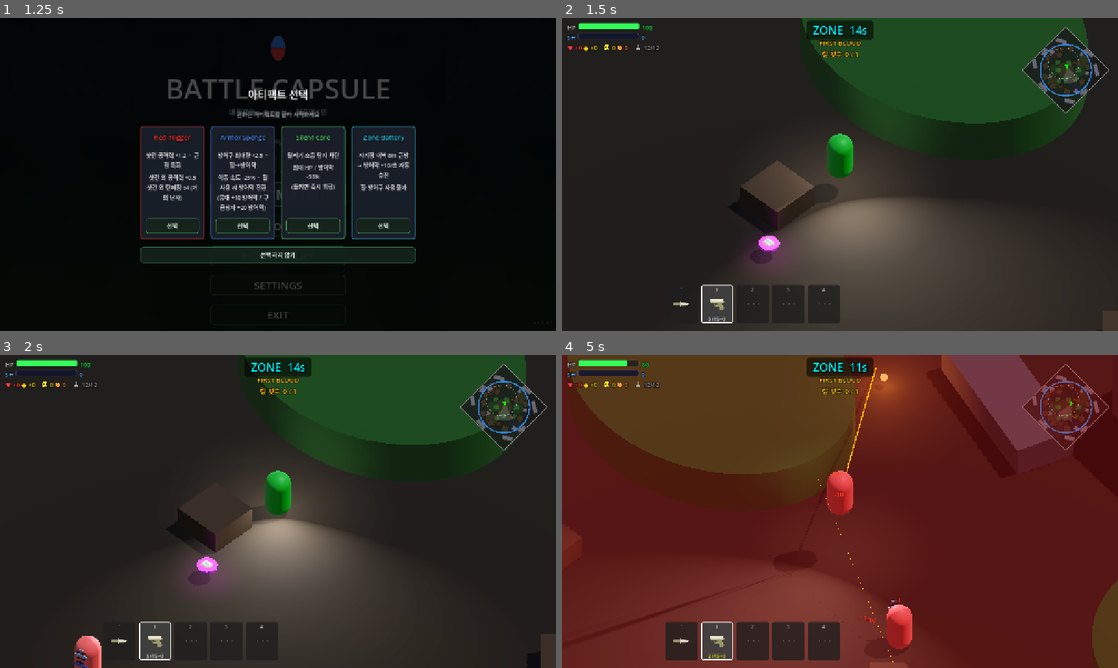
Above: before the commit, frames 1-4 (two rows, left to right).
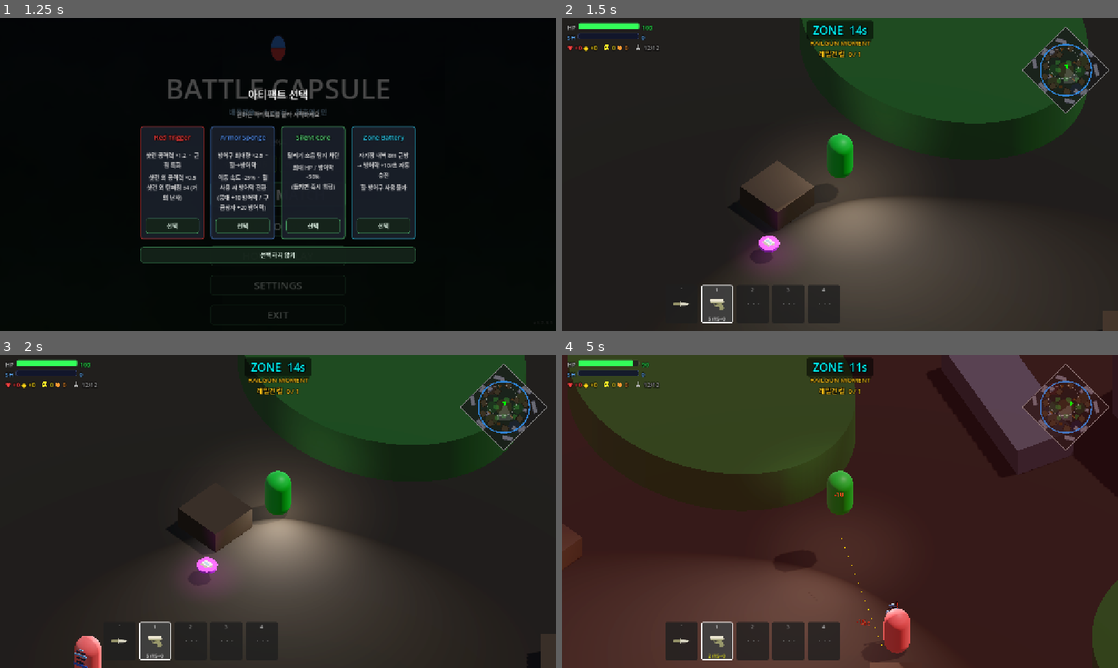
Above: after the commit, the same moments.

Repository: Kyulhee/battle-capsule
Game: Godot game, scene res://src/Main.tscn
Same seed, same stepped clock (60 frames per second), same inputs: the game is played once before the commit and once after it.
Inputs (mouse positions are in pixels of both pictures, inside the frame that each line leads up to):
- Up to frame 1 (1.25 s): click "START MATCH" at 0.5 s
- Up to frame 2 (1.5 s): click "선택하지 않기" at 1.25 s
- Up to frame 3 (2 s): no input
- Up to frame 4 (5 s): tap Enter at 2 s; move the mouse to (962, 495) at 2.02 s; hold D (ui_right) 2.03-2.78 s; tap Q (heal) at 2.1, 3.05, 3.6, 4.55 s; click (962, 495) at 2.17 s; tap Space at 2.27, 3.02, 4.52 s; move the mouse to (728, 527) at 2.77 s; hold S (ui_down) 2.78-3.53 s; click (728, 527) at 2.85 s; move the mouse to (895, 442) at 3.52 s; hold D (ui_right) 3.53-4.28 s; move the mouse to (812, 574) at 4.27 s; hold W (ui_up) from 4.28 s (still down); tap F (interact) at 4.35 s; click (812, 574) at 4.42 s

Frame 1 is identical in both runs. In frame 2, 0.3% of the frame differs, in the area x 44-56%, y 7-13%; in frame 3, 0.2%; in frame 4, 92%, in the area x 0-100%, y 0-100%.

Commit message:
refactor: split match bootstrap helpers

Diff:
--- a/src/Main.gd
+++ b/src/Main.gd
@@ -76,6 +76,7 @@
 const LootSpawnerScript = preload("res://src/core/LootSpawner.gd")
 const MenuControllerScript = preload("res://src/ui/menu/MenuController.gd")
 const MenuIconFactoryScript = preload("res://src/ui/MenuIconFactory.gd")
+const MatchBootstrapScript = preload("res://src/systems/match/MatchBootstrap.gd")
 const MissionTrackerScript = preload("res://src/core/MissionTracker.gd")
 const RecordsPanelBuilderScript = preload("res://src/ui/RecordsPanelBuilder.gd")
 const ResultPanelBuilderScript = preload("res://src/ui/panels/ResultPanelBuilder.gd")
@@ -249,32 +250,37 @@
 	current_state = GameState.PLAYING
 	game_over = false
 	match_timer = 0.0
-	zone = ZoneControllerScript.new()
-	zone.wait_time = zone_wait_time
-	zone.shrink_time = zone_shrink_time
-	zone.damage_per_second = zone_damage
-	zone.timer = _zone_initial_timer()
-	zone.generate_next()
-	zone.stage_advanced.connect(_on_zone_stage_changed)
-	zone.zone_warning.connect(_on_zone_warning)
+	zone = MatchBootstrapScript.create_zone(
+		ZoneControllerScript,
+		zone_wait_time,
+		zone_shrink_time,
+		zone_damage,
+		_zone_initial_timer(),
+		Callable(self, "_on_zone_stage_changed"),
+		Callable(self, "_on_zone_warning")
+	)
 
 	_show_panel("HUD")
 	_ensure_debug_overlay()
 
 	# 랜덤 보너스 미션 자동 배정 (아티팩트와 불가능한 조합 제외)
-	mission_tracker = MissionTrackerScript.new()
-	var _bm_pool = MissionTrackerScript.get_all_missions()
-	var _bm_art_mods = _pending_artifact.get("mods", {})
-	_bm_pool = _bm_pool.filter(func(m): return _is_bonus_mission_feasible(m, _bm_art_mods))
-	if _bm_pool.is_empty(): _bm_pool = MissionTrackerScript.get_all_missions()
-	mission_tracker.active_mission = _bm_pool[randi() % _bm_pool.size()]
+	mission_tracker = MatchBootstrapScript.create_mission_tracker(
+		MissionTrackerScript,
+		_pending_artifact,
+		Callable(self, "_is_bonus_mission_feasible")
+	)
 
 	# 압박 미션 활성화 여부
-	heal_pickup_banned = false
-	heal_ban_until_stage = -1
-	railgun_unlimited_until_stage = -1
-	pressure_missions_enabled = (difficulty == Difficulty.HELL) or \
-		(difficulty == Difficulty.HARD and pressure_opt_in_hard)
+	var pressure_state = MatchBootstrapScript.initial_pressure_state(
+		difficulty as int,
+		pressure_opt_in_hard,
+		Difficulty.HARD,
+		Difficulty.HELL
+	)
+	heal_pickup_banned = pressure_state.get("heal_pickup_banned", false)
+	heal_ban_until_stage = pressure_state.get("heal_ban_until_stage", -1)
+	railgun_unlimited_until_stage = pressure_state.get("railgun_unlimited_until_stage", -1)
+	pressure_missions_enabled = pressure_state.get("pressure_missions_enabled", false)
 
 	if has_node("/root/Telemetry"):
 		var tel = get_node("/root/Telemetry")
@@ -288,9 +294,7 @@
 	spawn_entities()
 	_spawn_initial_loot()
 	if difficulty == Difficulty.HELL and not is_simulation:
-		var _rng = RandomNumberGenerator.new()
-		_rng.seed = Time.get_ticks_usec() ^ (Time.get_ticks_msec() << 16)
-		hell_modifier = _rng.randi_range(0, 2) as HellModifier
+		hell_modifier = MatchBootstrapScript.pick_hell_modifier(0, 2) as HellModifier
 		hell_events.configure(game_config)
 		hell_events.start_match(
 			self,
--- /dev/null
+++ b/src/systems/match/MatchBootstrap.gd
@@ -0,0 +1,61 @@
+class_name MatchBootstrap
+extends RefCounted
+
+static func create_zone(
+	zone_script,
+	wait_time: float,
+	shrink_time: float,
+	damage_per_second: float,
+	initial_timer: float,
+	on_stage_advanced: Callable,
+	on_zone_warning: Callable
+):
+	var zone = zone_script.new()
+	zone.wait_time = wait_time
+	zone.shrink_time = shrink_time
+	zone.damage_per_second = damage_per_second
+	zone.timer = initial_timer
+	zone.generate_next()
+	if on_stage_advanced.is_valid():
+		zone.stage_advanced.connect(on_stage_advanced)
+	if on_zone_warning.is_valid():
+		zone.zone_warning.connect(on_zone_warning)
+	return zone
+
+static func create_mission_tracker(
+	mission_tracker_script,
+	pending_artifact: Dictionary,
+	is_bonus_mission_feasible: Callable
+):
+	var tracker = mission_tracker_script.new()
+	var pool = mission_tracker_script.get_all_missions()
+	var artifact_mods = pending_artifact.get("mods", {})
+	var filtered_pool = []
+	for mission in pool:
+		if not is_bonus_mission_feasible.is_valid() or is_bonus_mission_feasible.call(mission, artifact_mods):
+			filtered_pool.append(mission)
+	if filtered_pool.is_empty():
+		filtered_pool = pool
+	if not filtered_pool.is_empty():
+		tracker.active_mission = filtered_pool[randi() % filtered_pool.size()]
+	return tracker
+
+static func initial_pressure_state(
+	difficulty_index: int,
+	hard_opt_in: bool,
+	hard_index: int,
+	hell_index: int
+) -> Dictionary:
+	return {
+		"heal_pickup_banned": false,
+		"heal_ban_until_stage": -1,
+		"railgun_unlimited_until_stage": -1,
+		"pressure_missions_enabled": difficulty_index == hell_index or (
+			difficulty_index == hard_index and hard_opt_in
+		),
+	}
+
+static func pick_hell_modifier(min_modifier: int, max_modifier: int) -> int:
+	var rng = RandomNumberGenerator.new()
+	rng.seed = Time.get_ticks_usec() ^ (Time.get_ticks_msec() << 16)
+	return rng.randi_range(min_modifier, max_modifier)
Not shown, changed: docs/ARCHITECTURE.md
Not shown, changed: docs/DEVLOG.md
Not shown, changed: docs/IMPACT_MAP.md
Not shown, changed: docs/MASTERPLAN.md
Not shown, changed: docs/devlog/v1.10.md
